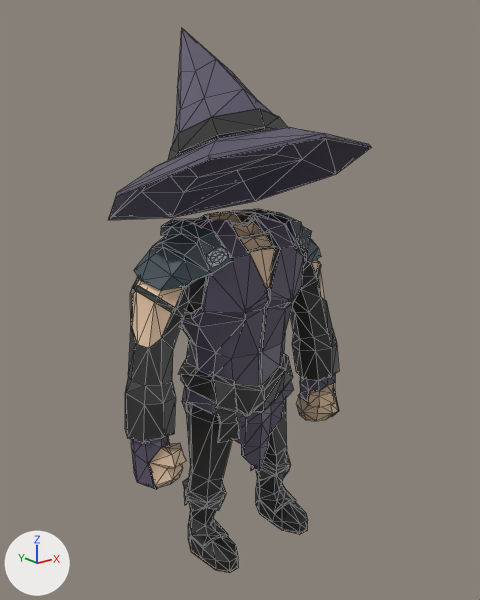
What one commit did to the COLLADA model Models/Blend/Chestplate/RareWizardChestplate.dae.
Before and after are seen from a 50 mm camera at (-7.79, -9.8, 9.12) aimed at (0.07, 0.02, 5.19). Lighting does not change. The marker at lower left points along +X, +Y and +Z. Mesh edges are drawn as thin lines.

Objects in the first picture: 'Boots', 'Hat', 'Outfit', 'Pants'.
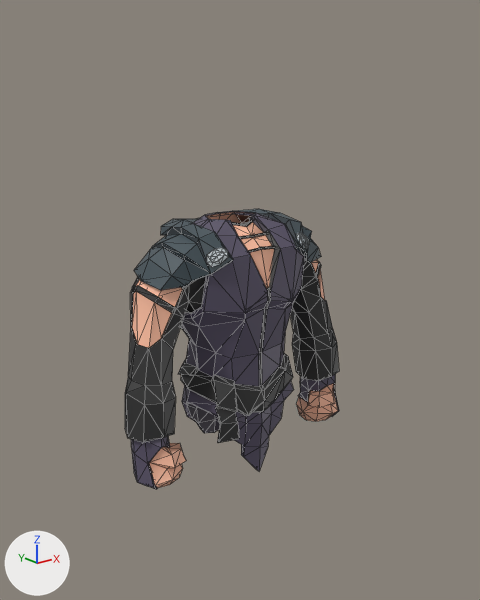
Changed parts and their boxes (x1, y1, x2, y2) in the pictures (480 x 600 px):
'Hat', deleted: before (108, 27, 372, 220)
'Boots', deleted: before (183, 451, 308, 573)
'Pants', deleted: before (186, 399, 287, 498)

The edits, one by one:
Object 'Hat' (ob_hat) is deleted.
Object 'Boots' (ob_boots) is deleted.
Object 'Pants' (ob_pants) is deleted.
